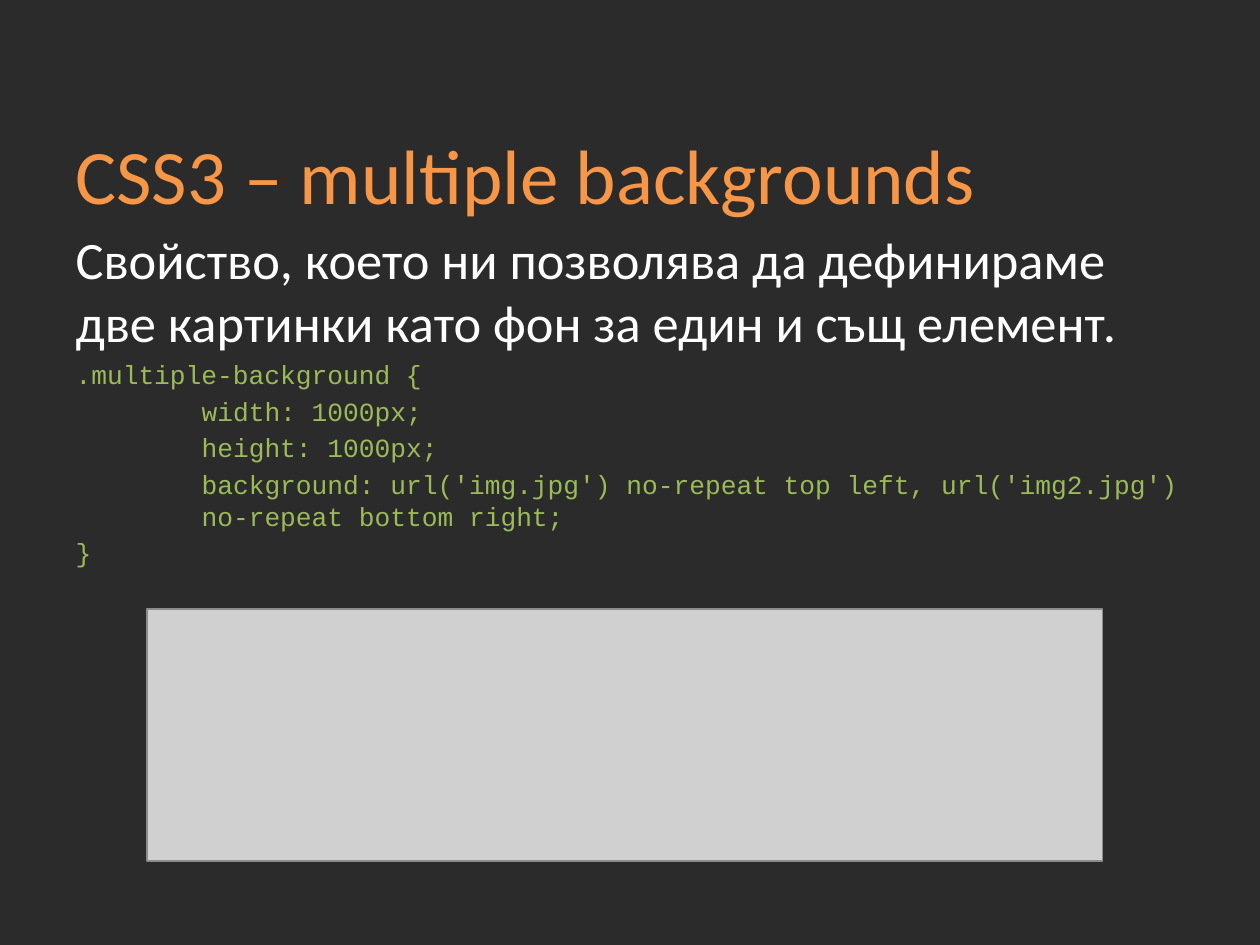
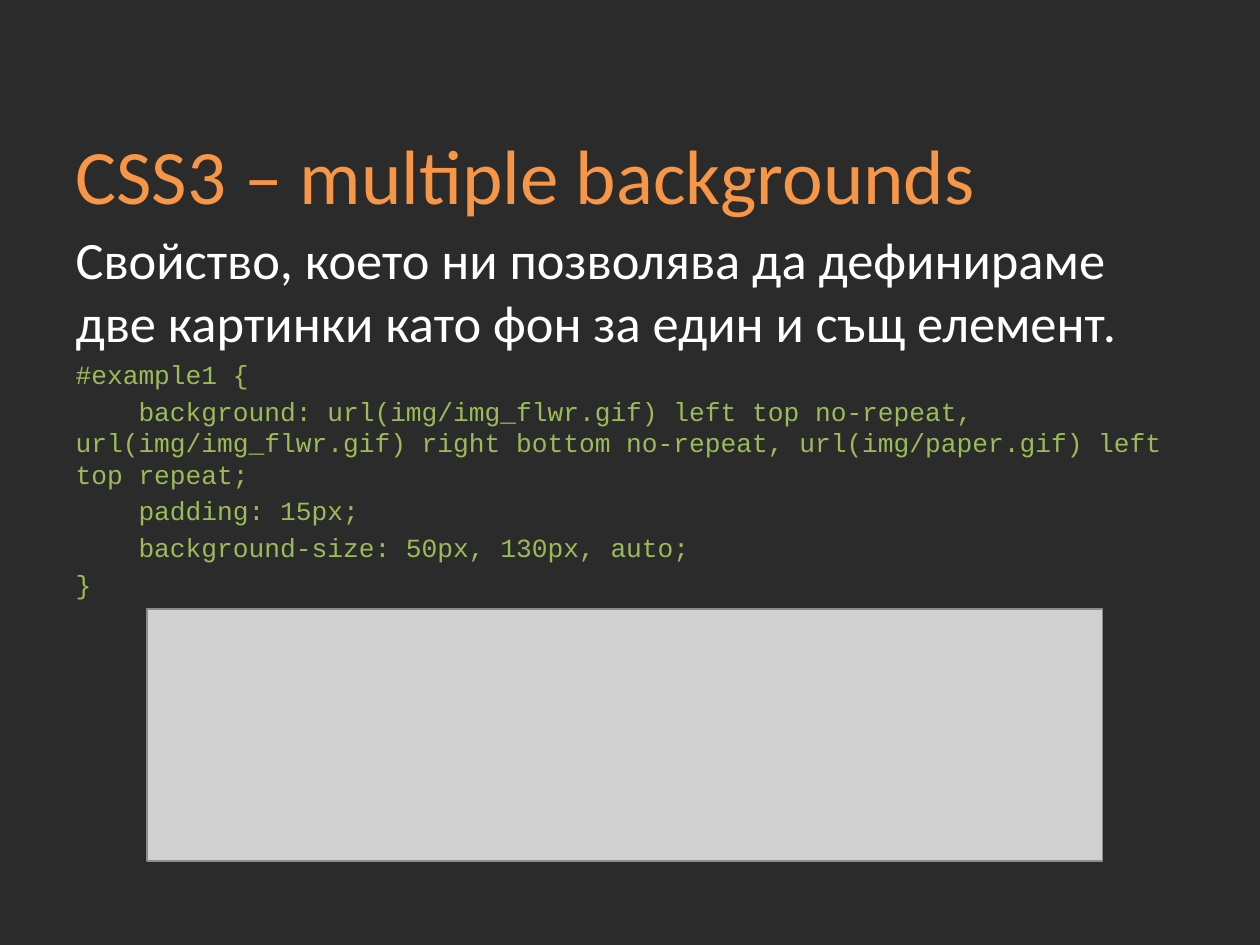
Before and after one commit to Academy-Soft-Intellect/Front-End-Course, a slide deck: slide 7 of 05-CSS3/05-CSS3.pptx. Drawn at 1260x945 pixels with LibreOffice and Linux fonts; fonts in the diff are those of the drawing; grey boxes stand for pictures; background and template pictures are left out; a plain dark background stands for a picture behind light text. Boxes give left, top, right and bottom in pixels: in the first picture for what was removed or moved away, otherwise in the second. Text is boxed around its words. In the diff, an @@ line names an element or a change of style, - is before the commit and + after.

```diff
--- a/05-CSS3/05-CSS3.pptx
+++ b/05-CSS3/05-CSS3.pptx
@@ text at box(76, 365, 1161, 563): text changed @@
-.multiple-background {
-width: 1000px;
-height: 1000px;
-background: url('img.jpg') no-repeat top left, url('img2.jpg') no-repeat bottom right;
+#example1 {
+background: url(img/img_flwr.gif) left top no-repeat, url(img/img_flwr.gif) right bottom no-repeat, url(img/paper.gif) left top repeat;
+padding: 15px;
+background-size: 50px, 130px, auto;
```
Also in this commit, not shown: 5 other slides changed, 2 slides added, 1 other file.
